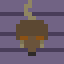
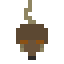
Two versions of the same layered image (64x64). Layer-by-layer changes:
renamed "Layer 1" to "Rat-Down", painted on it over [16, 0, 48, 60]
hid "Background" (1st of 2) over [0, 0, 64, 64]
